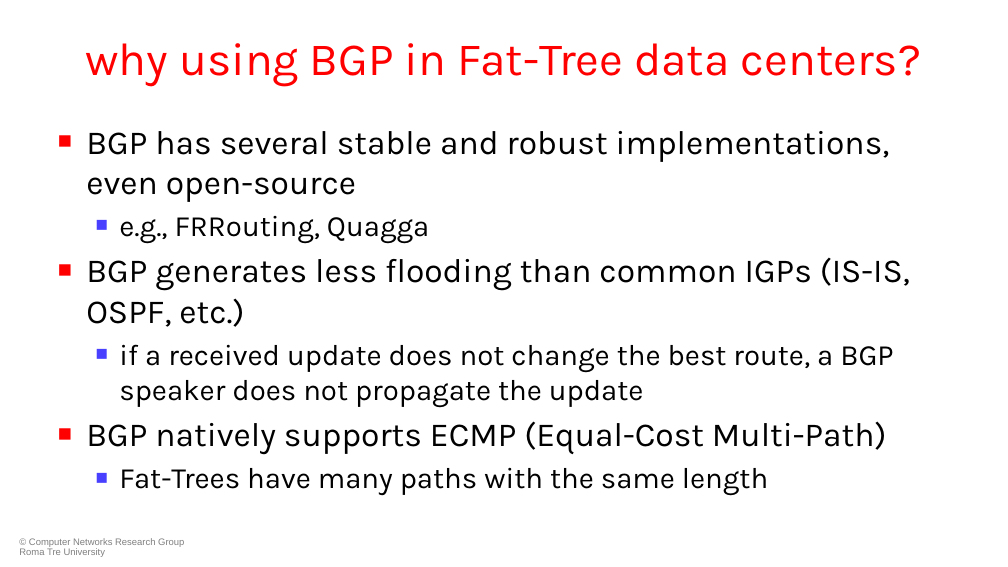
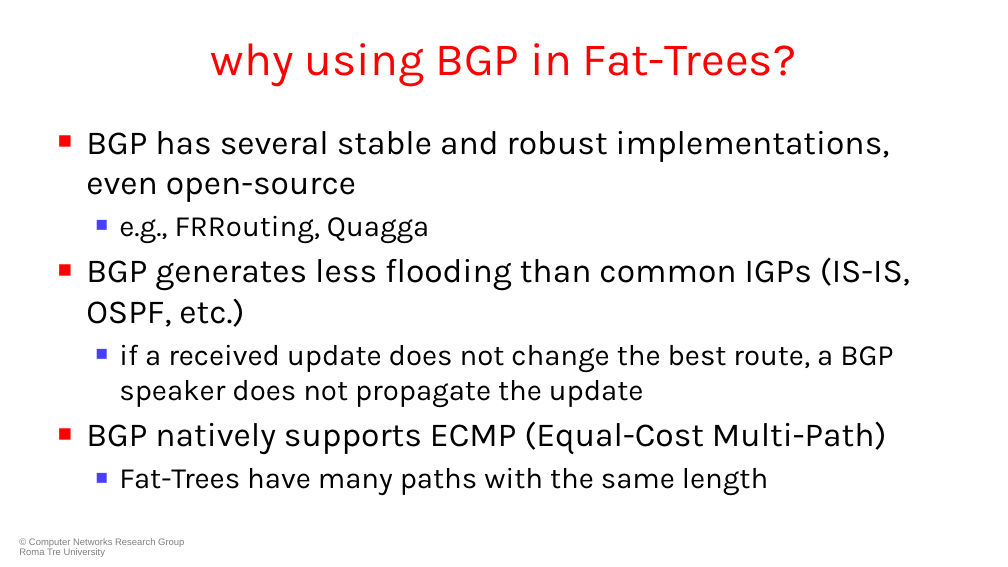
Before and after one commit to KatharaFramework/Kathara-Labs, a slide deck: slide 7 of main-labs/data-center-routing/data-center-bgp/051-kathara-lab_data-center-bgp.pptx. Drawn at 1008x567 pixels with LibreOffice and Linux fonts; fonts in the diff are those of the drawing; background and template pictures are left out. Boxes give left, top, right and bottom in pixels: in the first picture for what was removed or moved away, otherwise in the second. Text is boxed around its words. In the diff, an @@ line names an element or a change of style, - is before the commit and + after.

Commit message:
Update data center BGP slides and lab

```diff
--- a/main-labs/data-center-routing/data-center-bgp/051-kathara-lab_data-center-bgp.pptx
+++ b/main-labs/data-center-routing/data-center-bgp/051-kathara-lab_data-center-bgp.pptx
@@ title at <box>211,43,796,86</box>: text changed @@
-why using BGP in Fat-Tree data centers?
+why using BGP in Fat-Trees?
```
Also in this commit, not shown: 1 other slide changed, 1 slide added, 1 slide removed, 3 other files.
